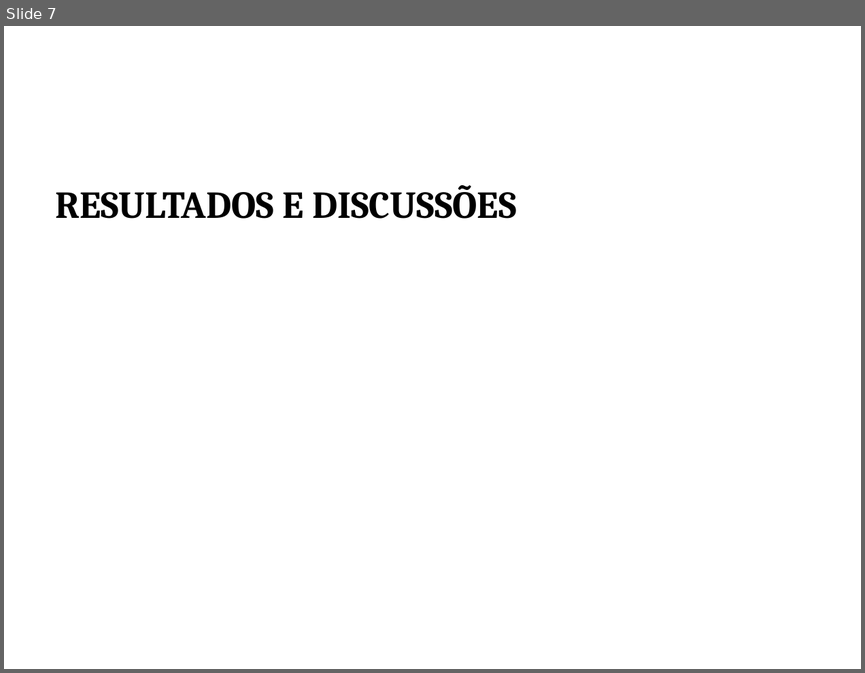
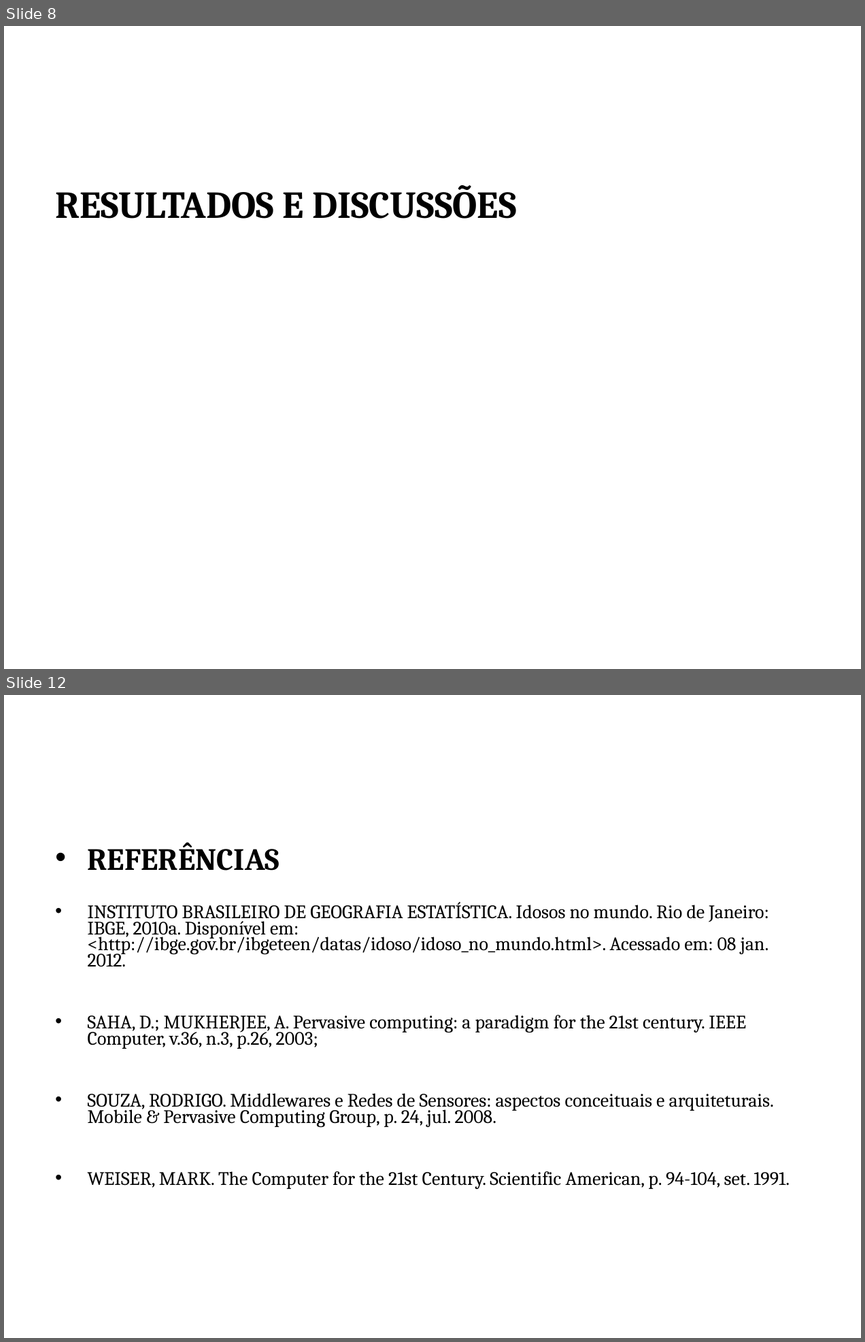
Before and after one commit to wagnerdevel/urimed-docs, a slide deck: apresentacao-siic/apresentacao.ppt. Shown one above the other, each under a label of ours: slide 7 before the commit, slides 8 and 12 after it; the slides between them are not shown. The pictures are 865x673 and 865x1342 pixels, drawn with LibreOffice and Linux fonts; fonts in the diff are those of the drawing; background and template pictures are left out. Boxes give left, top, right and bottom in pixels: in the first picture for what was removed or moved away, otherwise in the second. Text is boxed around its words. In the diff, an @@ line names an element or a change of style, - is before the commit and + after.

```diff
--- a/apresentacao-siic/apresentacao.ppt
+++ b/apresentacao-siic/apresentacao.ppt
@@ slide 12 added at (4, 695, 861, 1338), background picture (left out) @@
@@ text added at (88, 842, 789, 1189), 16 pt, text #000000 @@
+• REFERÊNCIAS
+• INSTITUTO BRASILEIRO DE GEOGRAFIA ESTATÍSTICA. Idosos no mundo. Rio de Janeiro: IBGE, 2010a. Disponível em: <http://ibge.gov.br/ibgeteen/datas/idoso/idoso_no_mundo.html>. Acessado em: 08 jan. 2012.
+• SAHA, D.; MUKHERJEE, A. Pervasive computing: a paradigm for the 21st century. IEEE Computer, v.36, n.3, p.26, 2003;
+• SOUZA, RODRIGO. Middlewares e Redes de Sensores: aspectos conceituais e arquiteturais. Mobile & Pervasive Computing Group, p. 24, jul. 2008.
+• WEISER, MARK. The Computer for the 21st Century. Scientific American, p. 94-104, set. 1991.
@@ what was slide 7 is now slide 8 @@
```
Also in this commit, not shown: 2 slides changed, 5 other slides added, 7 slides removed, 2 other files.
